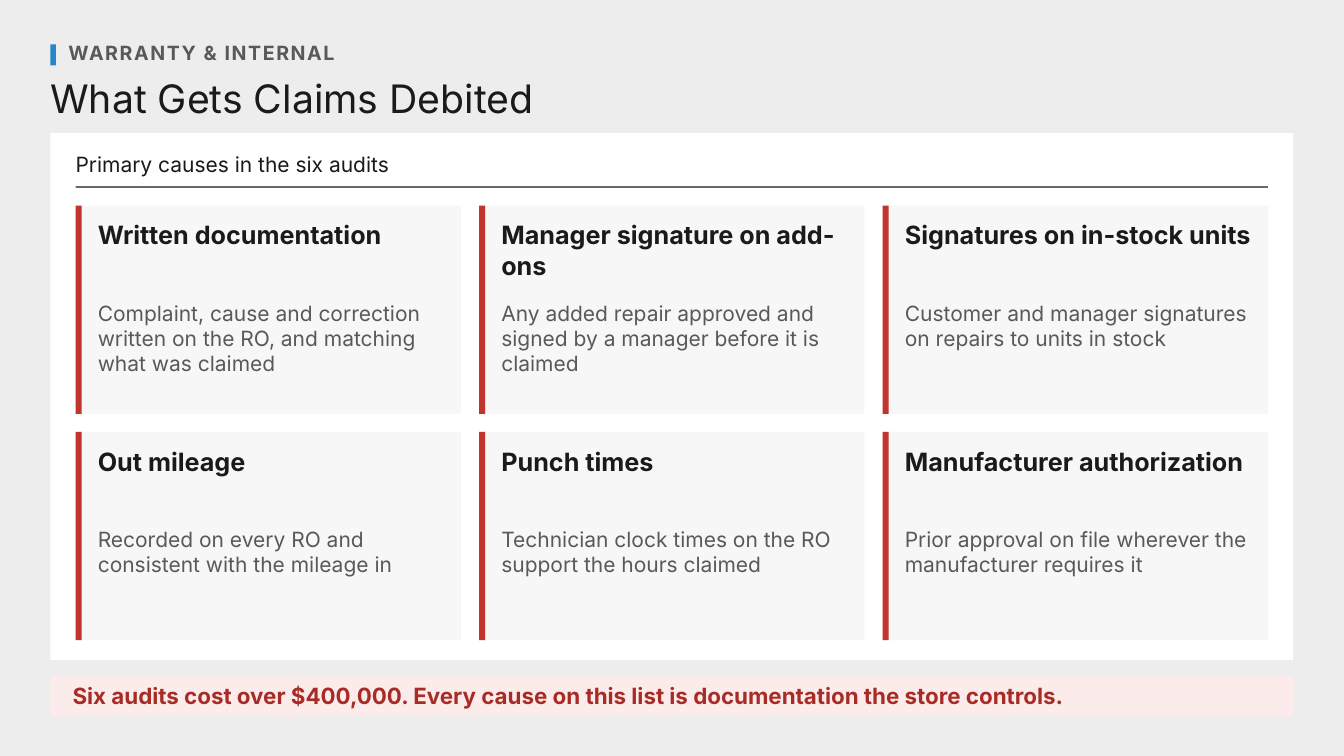
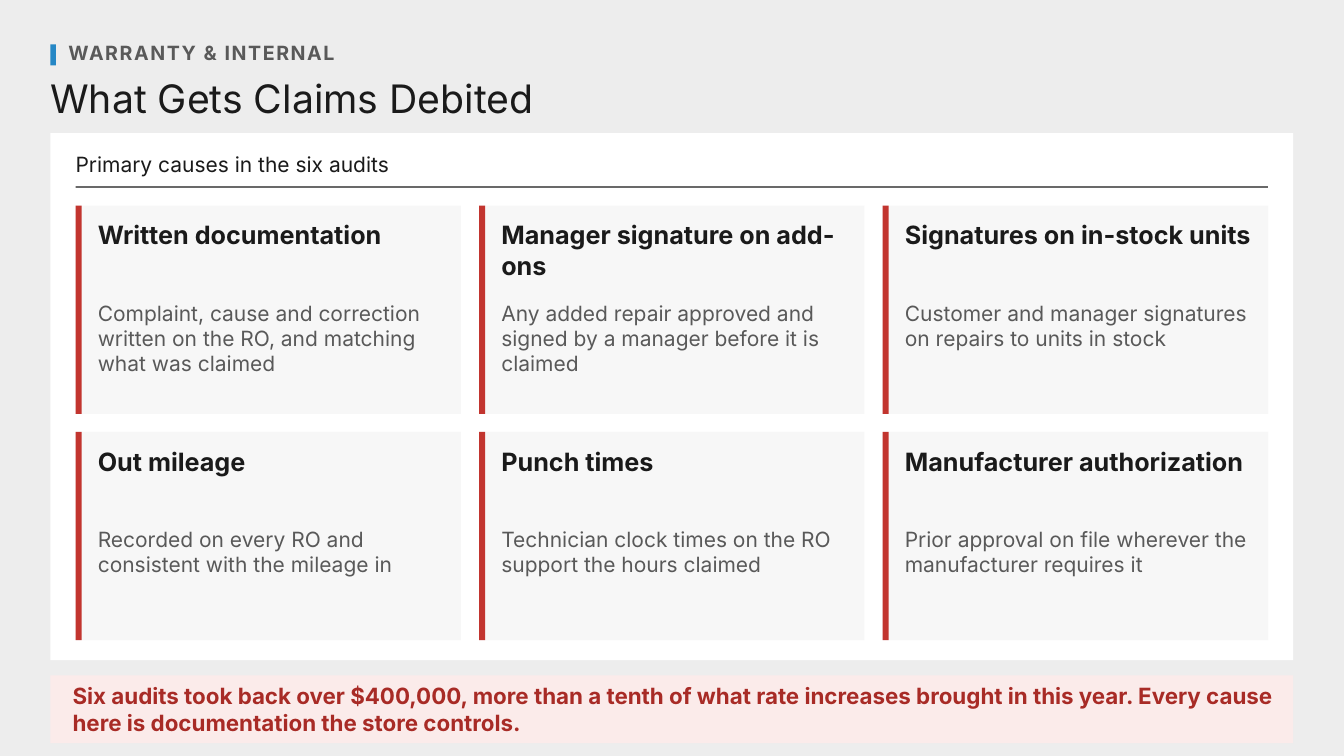
Before and after one commit to Ndresner/Noah, a slide deck: slide 2 of day2-deck/decks/Warranty Audits - Draft.pptx (slide 1 before the commit). Drawn at 1344x756 pixels with LibreOffice and Linux fonts; fonts in the diff are those of the drawing. Boxes give left, top, right and bottom in pixels: in the first picture for what was removed or moved away, otherwise in the second. Text is boxed around its words. In the diff, an @@ line names an element or a change of style, - is before the commit and + after.

```diff
--- a/day2-deck/decks/Warranty Audits - Draft.pptx
+++ b/day2-deck/decks/Warranty Audits - Draft.pptx
@@ rectangle: place and size @@
-rectangle at (50, 676, 1294, 717)
+rectangle at (50, 676, 1294, 743)
@@ text at (73, 685, 1272, 731): text changed @@
-Six audits cost over $400,000. Every cause on this list is documentation the store controls.
+Six audits took back over $400,000, more than a tenth of what rate increases brought in this year. Every cause here is documentation the store controls.
```
Also in this commit, not shown: 1 slide added, 10 other files.
